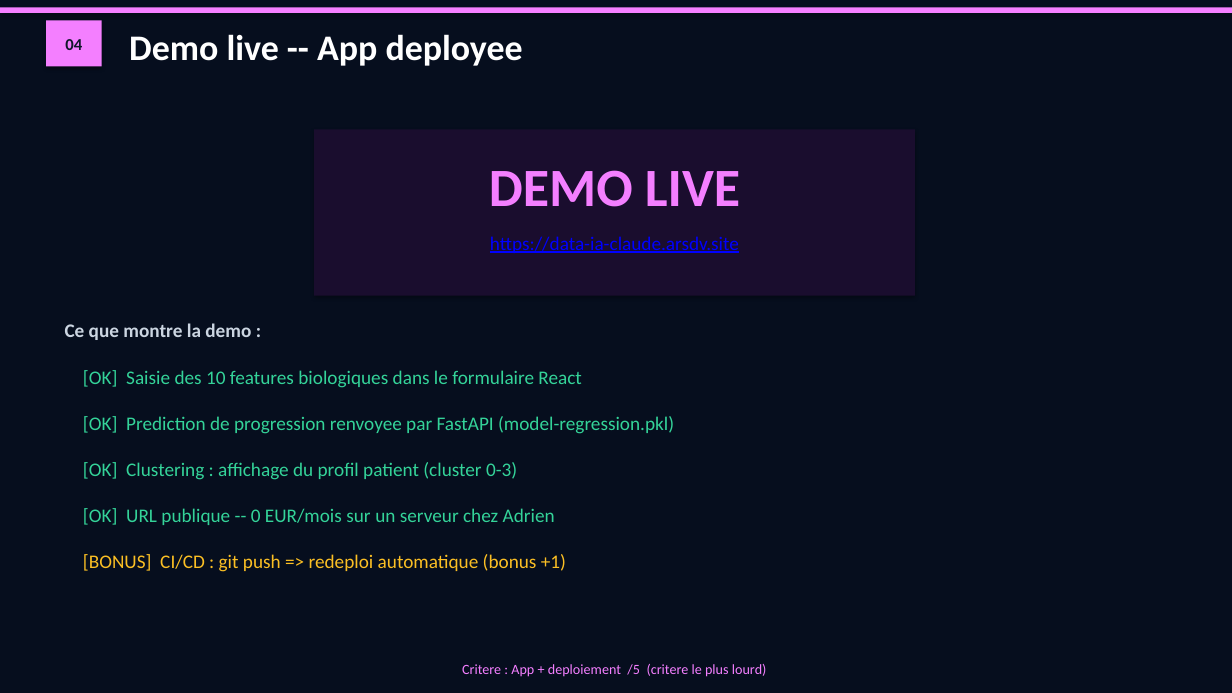
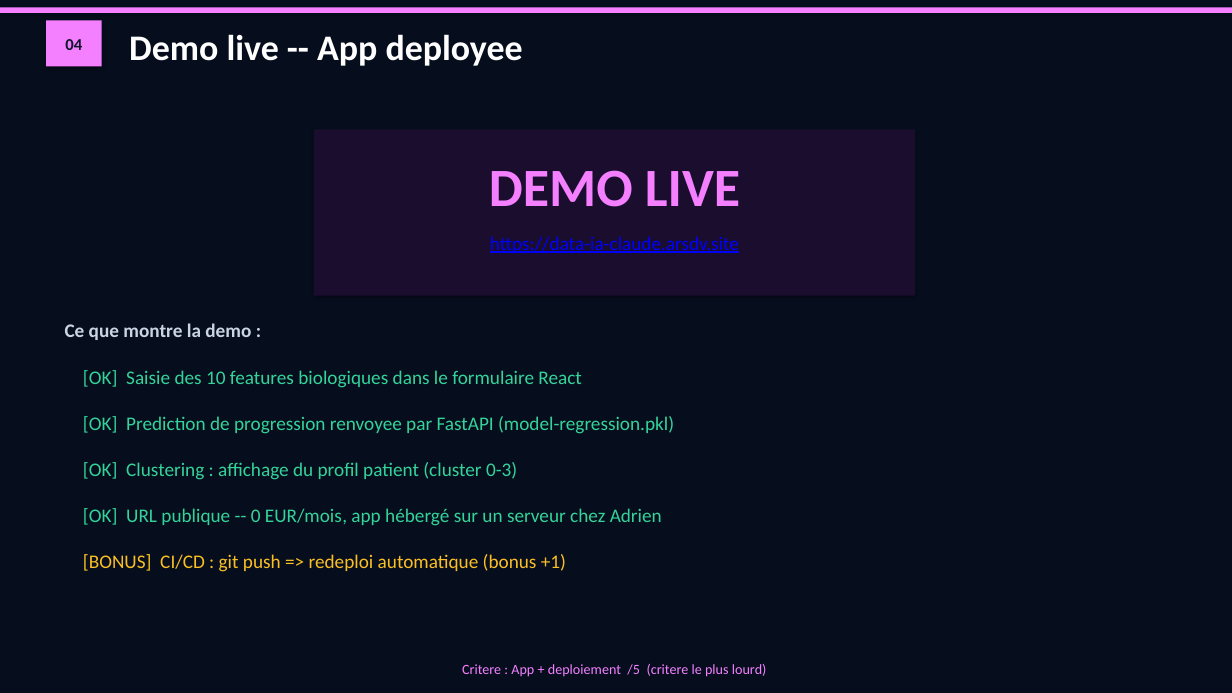
Before and after one commit to driri85/data-ia-claude, a slide deck: slide 6 of soutenance-b3-data-ia.pptx. Drawn at 1232x693 pixels with LibreOffice and Linux fonts; fonts in the diff are those of the drawing. Boxes give left, top, right and bottom in pixels: in the first picture for what was removed or moved away, otherwise in the second. Text is boxed around its words. In the diff, an @@ line names an element or a change of style, - is before the commit and + after.

```diff
--- a/soutenance-b3-data-ia.pptx
+++ b/soutenance-b3-data-ia.pptx
@@ text at bbox=[83, 508, 662, 526]: text changed @@
-[OK] URL publique -- 0 EUR/mois sur un serveur chez Adrien
+[OK] URL publique -- 0 EUR/mois, app hébergé sur un serveur chez Adrien
```
Also in this commit, not shown: 5 other slides changed.
